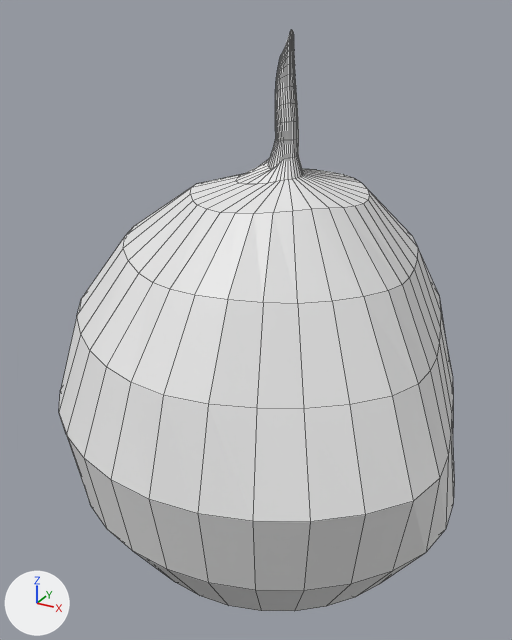
The Blender file Assets/Blender FIles/Ingredients/Pumkin.blend: old version first, new version second.
Camera for both pictures: a camera (50 mm lens) standing at (1.33, -2.63, 2.6) and looking at (-0.11, -0.01, 1.3). Arrows for +X, +Y and +Z are at lower left; the lights stay in place. Mesh edges are drawn as thin lines.
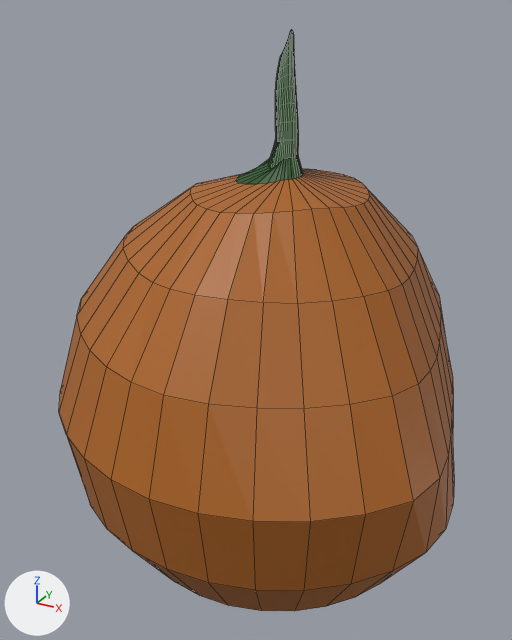
Commit message: [ADD] Pumkin

Boxes [x1, y1, x2, y2] around the edits, measured in the pictures (512 x 640 px):
part 1 of me_sphere, recoloured (white to brown)
    both: [59, 169, 454, 611]
part 2 of me_sphere, recoloured
    both: [236, 29, 303, 184]

The change, as a diff of the scene's bpy script:
```diff
--- a/Assets/Blender FIles/Ingredients/Pumkin.blend.py
+++ b/Assets/Blender FIles/Ingredients/Pumkin.blend.py
@@ mat_pumkin @@
+mat_pumkin = principled_material('Pumkin')
+mat_pumkin.base_color = (0.414, 0.128, 0.0133)  # brown #ac641e
@@ mat_stem @@
+mat_stem = principled_material('Stem')
+mat_stem.base_color = (0.0126, 0.0835, 0.00722)  # dark green #1d5214
@@ me_sphere @@
 me_sphere.from_pydata(...)  # 641 vertices, 641 faces; spans x -1.0..0.88, y -1.0..1.0, z 0.0..2.53
 # used by ob_sphere; location = (0.0, 0.0, 0.0)
+# me_sphere part 1: all 256 faces centred in x -0.95..0.87, y -0.95..0.95, z 0.05..1.95 switch from no material to mat_pumkin (brown #ac641f)
+# me_sphere part 2: all 385 faces centred in x -0.11..0.1, y -0.09..0.11, z 1.97..2.52 switch from no material to mat_stem (dark green #1d5214)
```
